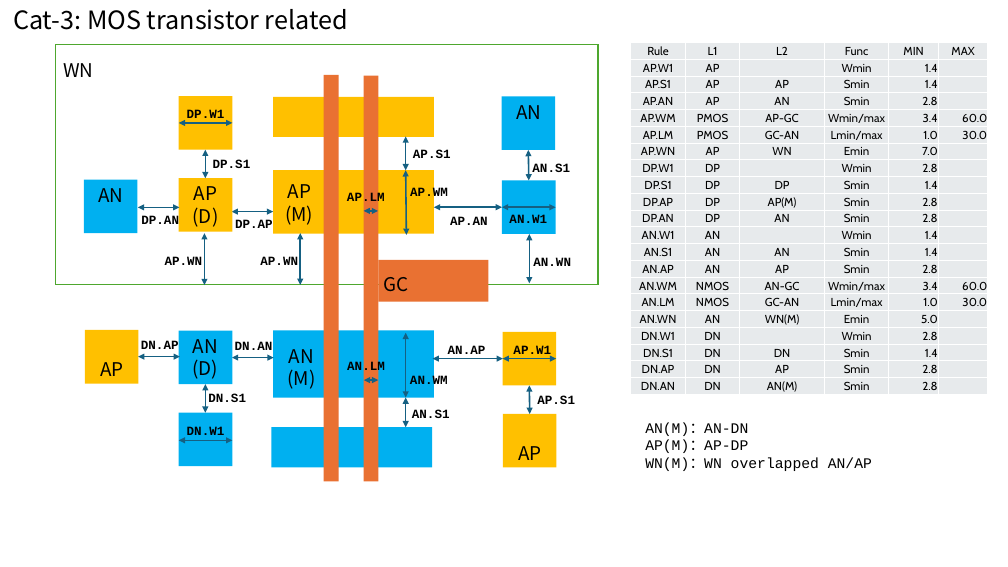
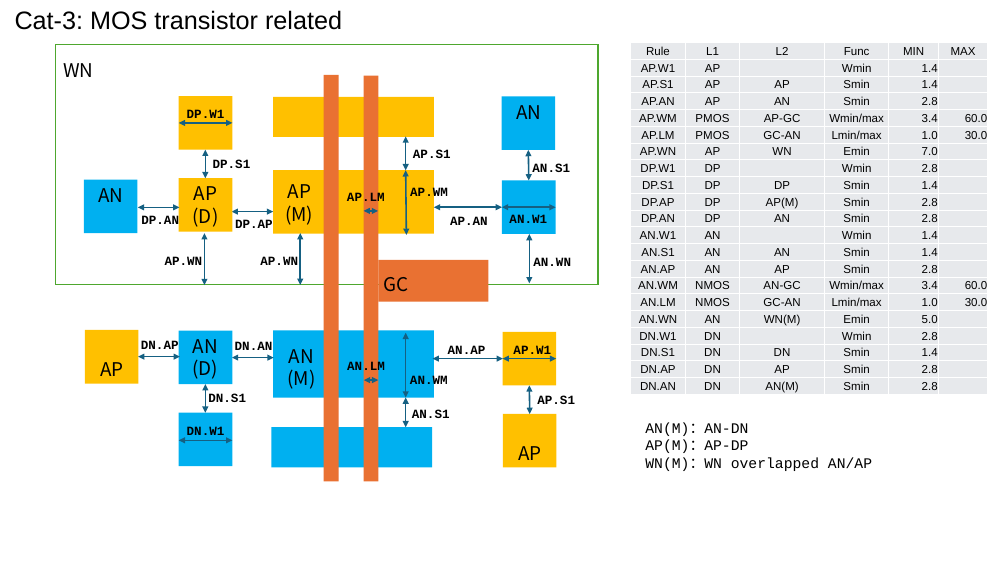
Before and after one commit to d-m-bailey/TR-1um, a slide deck: slide 5 of Document/TR-1um_DRC_summary.pptx. Drawn at 1008x567 pixels with LibreOffice and Linux fonts; fonts in the diff are those of the drawing. Boxes give left, top, right and bottom in pixels: in the first picture for what was removed or moved away, otherwise in the second. Text is boxed around its words. In the diff, an @@ line names an element or a change of style, - is before the commit and + after.

```diff
--- a/Document/TR-1um_DRC_summary.pptx
+++ b/Document/TR-1um_DRC_summary.pptx
@@ text "Cat-3: MOS transistor related" at bbox=[15, 10, 342, 30]: font Noto Sans CJK JP to Arial @@
@@ table at bbox=[631, 42, 987, 397] @@
@@ fill #E8EAED to #E7E9EC in 126 cells @@
@@ font Cabin to Arial @@
```
Also in this commit, not shown: 13 other slides changed, 7 other files.
